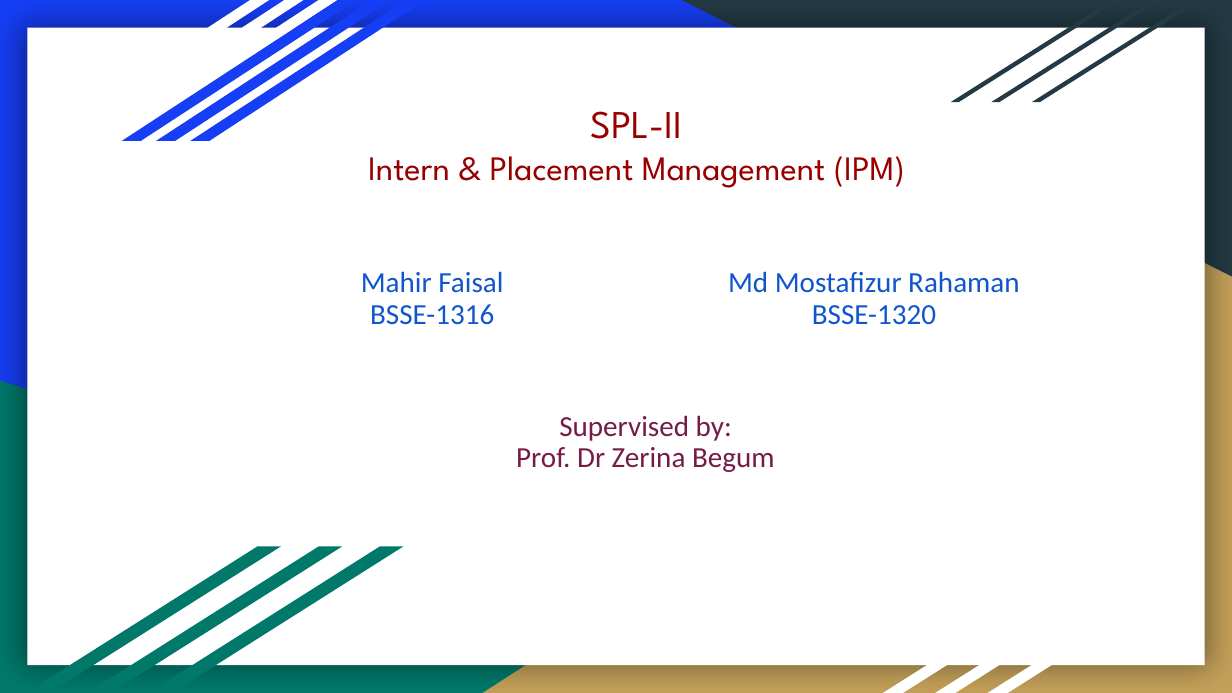
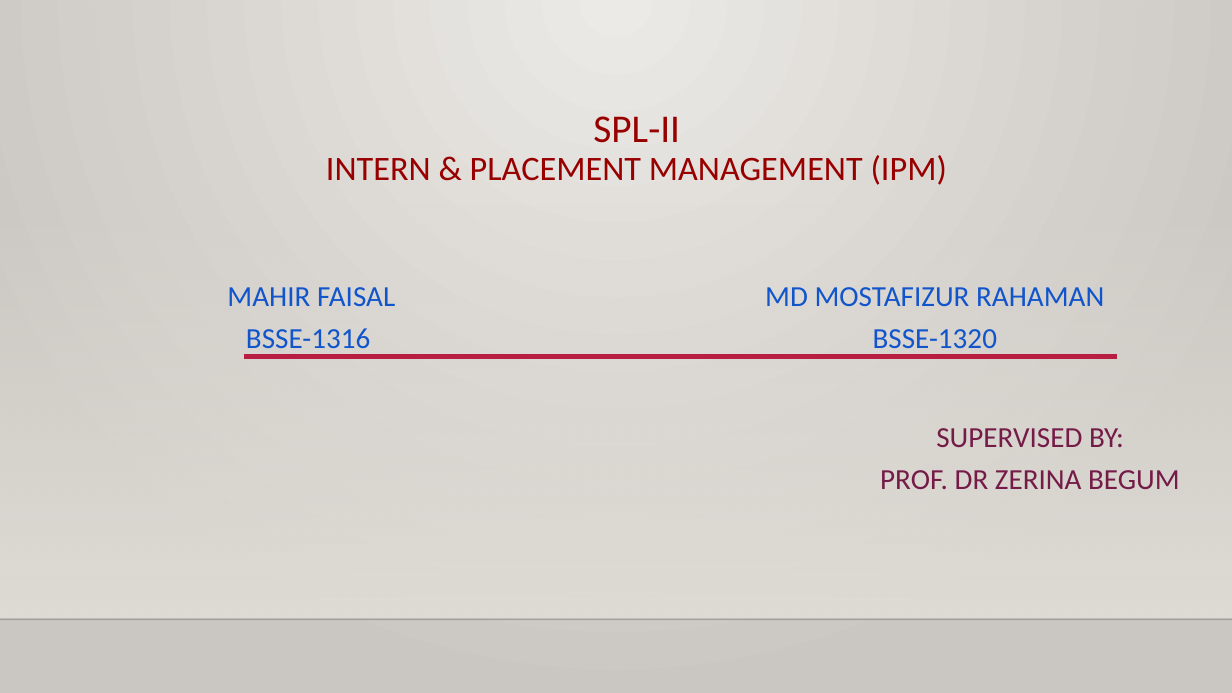
Before and after one commit to MdMostafizurRahaman/SPL-II, a slide deck: slide 1 of SPL-2 initial proposal (1).pptx. Drawn at 1232x693 pixels with LibreOffice and Linux fonts; fonts in the diff are those of the drawing; background and template pictures are left out. Boxes give left, top, right and bottom in pixels: in the first picture for what was removed or moved away, otherwise in the second. Text is boxed around its words. In the diff, an @@ line names an element or a change of style, - is before the commit and + after.

```diff
--- a/SPL-2 initial proposal (1).pptx
+++ b/SPL-2 initial proposal (1).pptx
@@ background #163EF5 to gradient #ECEAE7 to #CAC7C1 @@
@@ parallelogram removed at [34, 0, 269, 140] @@
@@ parallelogram removed at [69, 0, 303, 140] @@
@@ parallelogram removed at [103, 0, 338, 140] @@
@@ parallelogram removed at [122, 0, 356, 140] @@
@@ parallelogram removed at [156, 0, 391, 140] @@
@@ parallelogram removed at [191, 0, 425, 140] @@
@@ right triangle removed at [681, 0, 1232, 276] @@
@@ parallelogram removed at [951, 1, 1120, 102] @@
@@ parallelogram removed at [992, 1, 1161, 102] @@
@@ parallelogram removed at [1032, 1, 1201, 102] @@
@@ title at [593, 116, 680, 143]: font League Spartan to Calibri in "SPL-II"; line spacing 1 to 0.9 @@
@@ title at [326, 155, 947, 185]: text changed; font League Spartan to Calibri @@
-Intern & Placement Management (IPM)
+INTERN & PLACEMENT MANAGEMENT (IPM)
@@ rectangle: place and size @@
-rectangle at [27, 28, 1205, 665]
+rectangle at [0, 205, 1232, 620]
@@ rectangle at [0, 205, 1232, 620]: fill #FFFFFF to gradient #DFDBD5; shadow off @@
@@ right triangle removed at [483, 209, 1232, 693] @@
@@ subtitle "MAHIR FAISAL": place and size @@
-subtitle "MAHIR FAISAL" at [361, 271, 503, 325]
+subtitle "MAHIR FAISAL" at [227, 287, 395, 356]
@@ subtitle "MD MOSTAFIZUR RAHAMAN": place and size @@
-subtitle "MD MOSTAFIZUR RAHAMAN" at [728, 271, 1019, 325]
+subtitle "MD MOSTAFIZUR RAHAMAN" at [765, 287, 1104, 356]
@@ subtitle at [227, 287, 395, 306]: text changed @@
-Mahir Faisal
+MAHIR FAISAL
@@ subtitle at [765, 287, 1104, 306]: text changed @@
-Md Mostafizur Rahaman
+MD MOSTAFIZUR RAHAMAN
@@ subtitle at [246, 328, 370, 356]: line spacing 0.9 to 1.2 @@
@@ subtitle at [873, 329, 997, 356]: line spacing 0.9 to 1.2 @@
@@ line added from (244, 356) to (1117, 356), #B71E42 2.5 pt @@
@@ right triangle removed at [0, 381, 993, 693] @@
@@ subtitle at [880, 428, 1180, 489]: text changed @@
-Supervised by:
-Prof. Dr Zerina Begum
+SUPERVISED BY:
+PROF. DR ZERINA BEGUM
@@ parallelogram removed at [27, 547, 281, 692] @@
@@ parallelogram removed at [87, 547, 341, 692] @@
@@ parallelogram removed at [149, 547, 403, 692] @@
@@ parallelogram removed at [883, 568, 1100, 692] @@
@@ parallelogram removed at [935, 568, 1152, 692] @@
@@ parallelogram removed at [988, 568, 1205, 692] @@
@@ line added from (0, 620) to (1232, 620), #000001 1 pt @@
```
Also in this commit, not shown: 3 other slides changed, 1 slide added.
